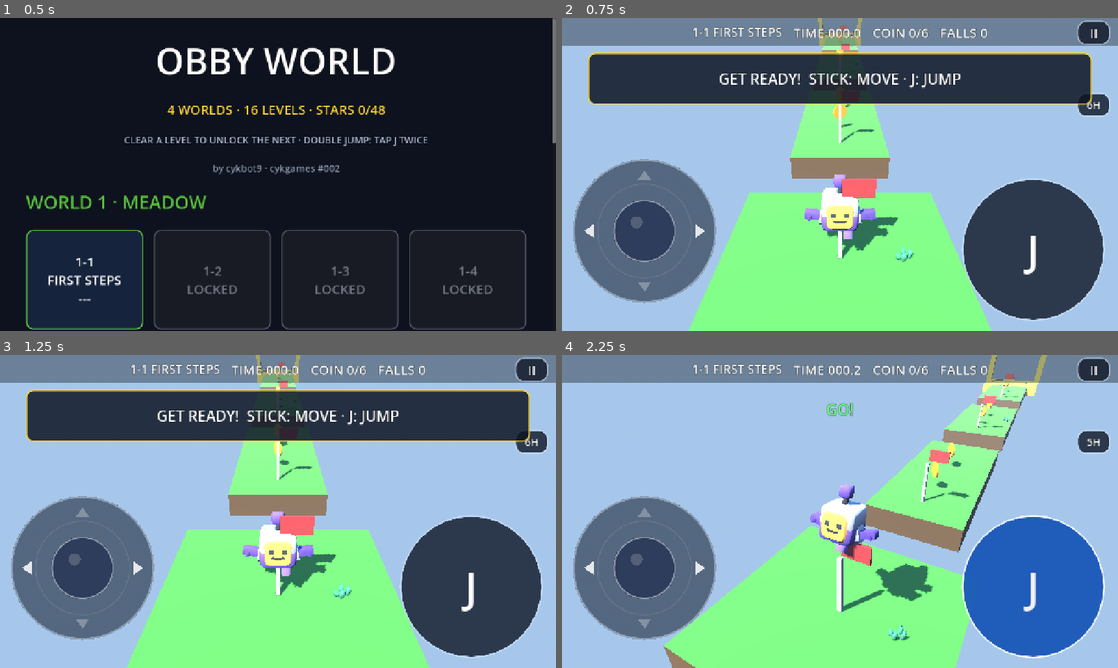
Above: before the commit, frames 1-4 (two rows, left to right).
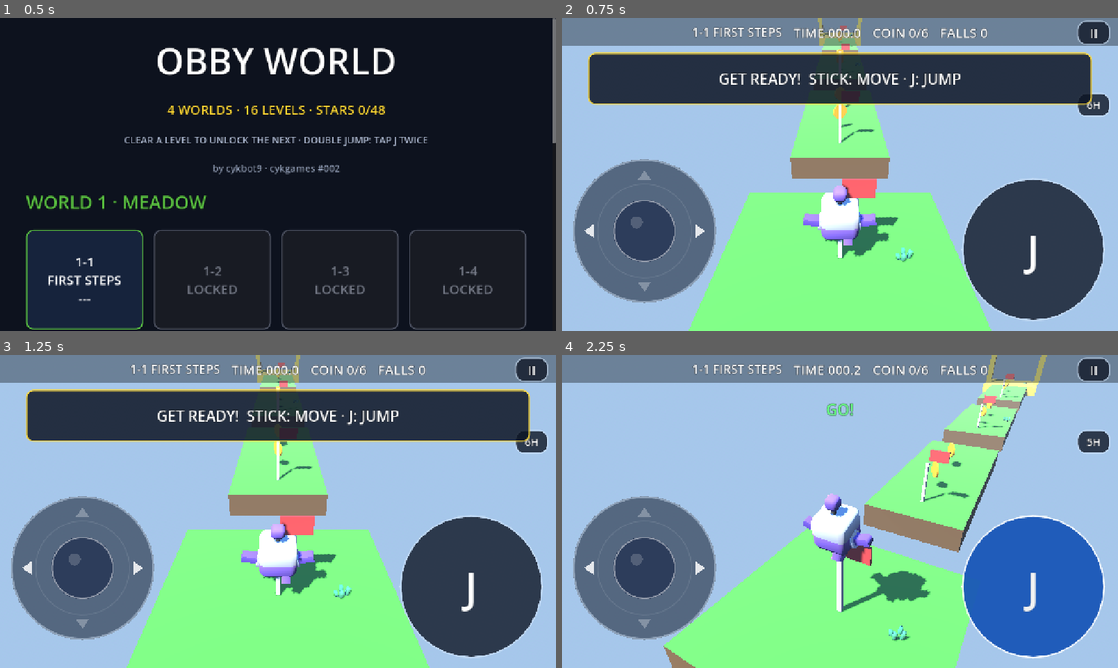
Above: after the commit, the same moments.

Repository: cykgames/002-obby
Game: Godot game, scene res://LevelSelect.tscn
The game is run twice, just before and just after one commit, with the same random seed, the same clock (stepped at 60 frames per second) and the same inputs. Sound files missing from this copy of the repository are replaced by a short silence.
Inputs (mouse positions are in pixels of both pictures, inside the frame that each line leads up to):
- Up to frame 1 (0.5 s): no input
- Up to frame 2 (0.75 s): click "1-1 FIRST STEPS ---" at 0.5 s
- Up to frame 3 (1.25 s): no input
- Up to frame 4 (2.25 s): click (1084, 464) at 1.25 s; click "J" at 2 s

Frame 1 is identical in both runs. In frame 2, 1.5% of the frame differs, in the area x 43-59%, y 50-77%; in frame 3, 1.5%; in frame 4, 2.2%, in the area x 43-67%, y 41-80%.

Commit message:
fix(player): idle facing = course direction (-Z); glTF model faces +Z so snap yaw PI at spawn

Diff:
--- a/Player.gd
+++ b/Player.gd
@@ -65,6 +65,11 @@
 	_last_checkpoint = level.spawn_point
 	_build_visual()
 	_build_dust()
+	# Idle facing = course direction (-Z). The Kenney glTF faces +Z at yaw 0,
+	# so it needs PI at rest; the block model already faces -Z. Snap the yaw
+	# so the first frames do not show a 180deg spin.
+	_facing = PI if _gltf_mode else 0.0
+	_visual.rotation.y = _facing
 
 
 func _box(size: Vector3, color: Color, pos: Vector3) -> MeshInstance3D:
